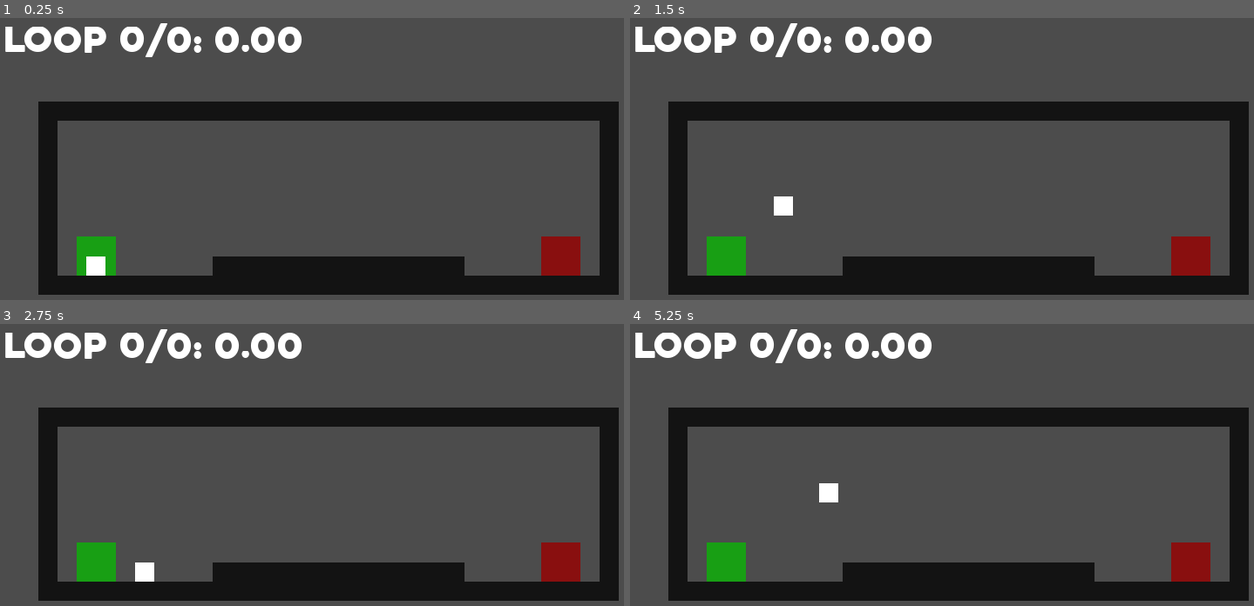
Above: before the commit, frames 1-4 (two rows, left to right).
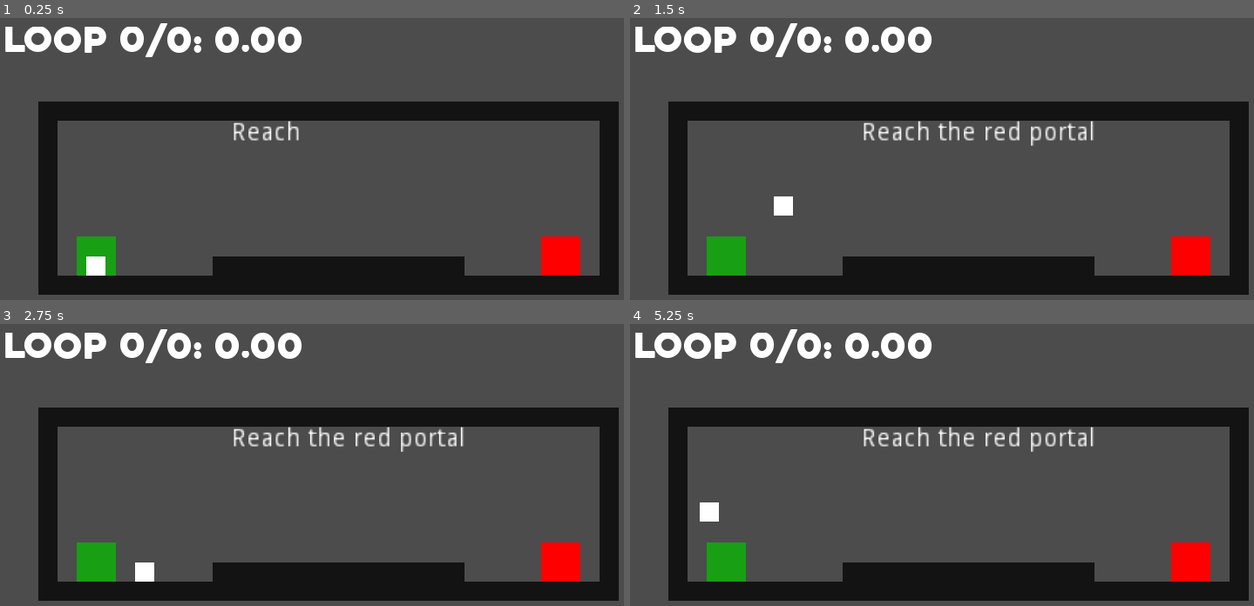
Above: after the commit, the same moments.

Repository: fijaniques/looppool
Game: Godot game, scene res://Scenes/Maps/Map1/Map1.tscn
The game is run twice, just before and just after one commit, with the same random seed, the same clock (stepped at 60 frames per second) and the same inputs.
Inputs:
- Up to frame 1 (0.25 s): no input
- Up to frame 2 (1.5 s): hold D (Right) from 0.53 s (still down); tap Space (Clone) at 0.6, 1.35 s; tap W (Jump) at 0.77 s
- Up to frame 3 (2.75 s): tap W (Jump) at 1.52 s; release D (Right) at 2.03 s; hold A (Left) from 2.03 s (still down); tap Space (Clone) at 2.1 s
- Up to frame 4 (5.25 s): release A (Left) at 2.78 s; hold D (Right) 2.78-4.28 s; tap Space (Clone) every 0.75 s from 2.85 to 5.1 s; tap W (Jump) at 3.02, 3.77, 4.52 s; tap R (Reset, bound only after the commit) at 4.15 s; hold A (Left) 4.28-5.03 s; hold D (Right) from 5.03 s (still down)

The runs differ from the first frame. In frame 1, 1.2% of the frame differs, in the area x 37-94%, y 36-92%; in frame 2, 1.8%; in frame 3, 1.8%; in frame 4, 2.3%, in the area x 11-94%, y 36-92%.

Commit message:
added tutorial

Diff:
--- a/Entities/Portals/PortalOut/PortalOut.tscn
+++ b/Entities/Portals/PortalOut/PortalOut.tscn
@@ -4,20 +4,20 @@
 [ext_resource path="res://Scripts/PortalOut.gd" type="Script" id=2]
 
 [sub_resource type="RectangleShape2D" id=1]
-extents = Vector2( 16, 16 )
+extents = Vector2( 32, 32 )
 
 [node name="PortalOut" type="Area2D"]
-modulate = Color( 0.541176, 0.0627451, 0.0627451, 1 )
-scale = Vector2( 2, 2 )
 collision_layer = 4
 script = ExtResource( 2 )
 
 [node name="Sprite" type="Sprite" parent="."]
+modulate = Color( 1, 0, 0, 1 )
+scale = Vector2( 2, 2 )
 texture = ExtResource( 1 )
 centered = false
 
 [node name="CollisionShape2D" type="CollisionShape2D" parent="."]
-position = Vector2( 16, 16 )
+position = Vector2( 32, 32 )
 shape = SubResource( 1 )
 
 [connection signal="area_entered" from="." to="." method="_on_PortalOut_area_entered"]
--- /dev/null
+++ b/Entities/Tutorial/Tutorial.gd
@@ -0,0 +1,6 @@
+extends RichTextLabel
+
+onready var timer = $Timer
+
+func _process(delta):
+	percent_visible += delta
--- /dev/null
+++ b/Entities/Tutorial/Tutorial.tscn
@@ -0,0 +1,16 @@
+[gd_scene load_steps=2 format=2]
+
+[ext_resource path="res://Entities/Tutorial/Tutorial.gd" type="Script" id=1]
+
+[node name="Tutorial" type="RichTextLabel"]
+margin_right = 1920.0
+margin_bottom = 40.0
+text = "Reach the red portal"
+script = ExtResource( 1 )
+__meta__ = {
+"_edit_use_anchors_": false
+}
+
+[node name="Timer" type="Timer" parent="."]
+one_shot = true
+autostart = true
--- a/Scenes/Maps/Map1/Map1.tscn
+++ b/Scenes/Maps/Map1/Map1.tscn
@@ -1,6 +1,7 @@
-[gd_scene load_steps=2 format=2]
+[gd_scene load_steps=3 format=2]
 
 [ext_resource path="res://Scenes/Maps/BaseMap/BaseMap.tscn" type="PackedScene" id=1]
+[ext_resource path="res://Entities/Tutorial/Tutorial.tscn" type="PackedScene" id=2]
 
 [node name="Map1" instance=ExtResource( 1 )]
 totalLoops = 0
@@ -20,4 +21,12 @@
 
 [node name="Camera2D" parent="." index="4"]
 position = Vector2( 480, 928 )
-zoom = Vector2( 0.6, 0.6 )
+
+[node name="Tutorial" parent="." index="6" instance=ExtResource( 2 )]
+margin_left = 320.0
+margin_top = 800.0
+margin_right = 992.0
+margin_bottom = 1664.0
+rect_scale = Vector2( 3, 3 )
+visible_characters = 0
+percent_visible = 0.0
--- a/Scenes/Maps/Map2/Map2.tscn
+++ b/Scenes/Maps/Map2/Map2.tscn
@@ -1,9 +1,11 @@
-[gd_scene load_steps=2 format=2]
+[gd_scene load_steps=3 format=2]
 
 [ext_resource path="res://Scenes/Maps/BaseMap/BaseMap.tscn" type="PackedScene" id=1]
+[ext_resource path="res://Entities/Tutorial/Tutorial.tscn" type="PackedScene" id=2]
 
 [node name="Map2" instance=ExtResource( 1 )]
 totalLoops = 1
+loopTime = 5.0
 
 [node name="NormalTiles" parent="." index="0"]
 tile_data = PoolIntArray( 1572864, 0, 0, 1572865, 0, 0, 1572866, 0, 0, 1572867, 0, 0, 1572868, 0, 0, 1572869, 0, 0, 157 …(1167 unchanged characters)…
@@ -20,3 +22,11 @@
 
 [node name="Camera2D" parent="." index="4"]
 position = Vector2( 320, 928 )
+
+[node name="Tutorial" parent="." index="6" instance=ExtResource( 2 )]
+margin_left = 64.0
+margin_top = 832.0
+margin_right = 235.0
+margin_bottom = 872.0
+rect_scale = Vector2( 3, 3 )
+text = "Your clone repeats your actions. Use it!"
--- a/Scenes/Maps/Map3/Map3.tscn
+++ b/Scenes/Maps/Map3/Map3.tscn
@@ -1,10 +1,11 @@
-[gd_scene load_steps=2 format=2]
+[gd_scene load_steps=3 format=2]
 
 [ext_resource path="res://Scenes/Maps/BaseMap/BaseMap.tscn" type="PackedScene" id=1]
+[ext_resource path="res://Entities/Tutorial/Tutorial.tscn" type="PackedScene" id=2]
 
 [node name="Map3" instance=ExtResource( 1 )]
 totalLoops = 2
-loopTime = 8.0
+loopTime = 10.0
 
 [node name="NormalTiles" parent="." index="0"]
 tile_data = PoolIntArray( 1245198, 0, 0, 1245199, 0, 0, 1245200, 0, 0, 1245201, 0, 0, 1245202, 0, 0, 1245203, 0, 0, 124 …(1557 unchanged characters)…
@@ -14,3 +15,11 @@
 
 [node name="PortalIn" parent="Portals" index="1"]
 position = Vector2( 64, 960 )
+
+[node name="Tutorial" parent="." index="6" instance=ExtResource( 2 )]
+margin_left = 32.0
+margin_top = 800.0
+margin_right = 1952.0
+margin_bottom = 840.0
+rect_scale = Vector2( 2.9, 2.9 )
+text = "Press space if you don`t want to wait"
--- a/Scripts/CloneSystem.gd
+++ b/Scripts/CloneSystem.gd
@@ -21,9 +21,10 @@
 		loopTimer.start()
 	currentLoop += 1
 	playerInitialPos = player.position
-	$CanvasLayer/RichTextLabel.bbcode_text = "THIS IS A TEXT TEST"
 
 func _process(delta):
+	if(Input.is_action_just_pressed("Reset")):
+		get_tree().reload_current_scene()
 	_recording()
 	_force_clone()
 	_text()
--- a/project.godot
+++ b/project.godot
@@ -45,6 +45,11 @@
 "events": [ Object(InputEventKey,"resource_local_to_scene":false,"resource_name":"","device":0,"alt":false,"shift":false,"control":false,"meta":false,"command":false,"pressed":false,"scancode":0,"physical_scancode":32,"unicode":0,"echo":false,"script":null)
  ]
 }
+Reset={
+"deadzone": 0.5,
+"events": [ Object(InputEventKey,"resource_local_to_scene":false,"resource_name":"","device":0,"alt":false,"shift":false,"control":false,"meta":false,"command":false,"pressed":false,"scancode":0,"physical_scancode":82,"unicode":0,"echo":false,"script":null)
+ ]
+}
 
 [layer_names]
 
Not shown, changed: .DS_Store
Not shown, added: Sprites/.DS_Store
